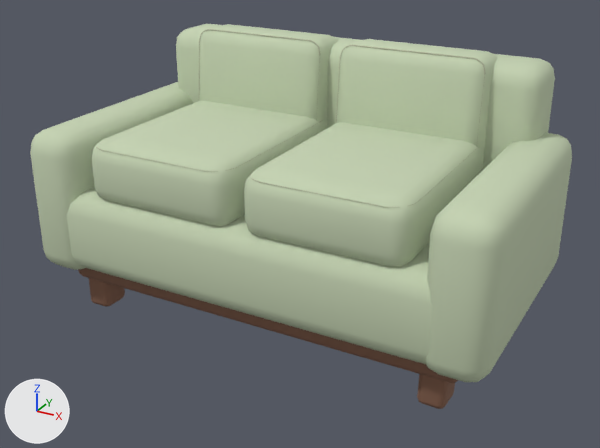
Before and after pictures for a commit that changed the glTF model public/models/furniture/loveseat.glb.
Camera for both pictures: a camera (50 mm lens) standing at (1.141, -2.093, 1.327) and looking at (0.015, -0.046, 0.303). The axes (+X, +Y, +Z) are drawn at lower left. The lights are the same throughout. The picture after the commit comes second. Vertices at exactly the same position are counted once.

Objects in the first picture: 'loveseat'.
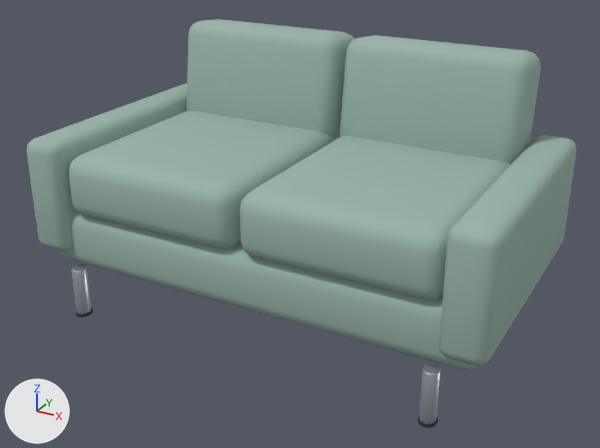
Pixel boxes (x1, y1, x2, y2) of what changed, in the pictures (600 x 448 px):
'loveseat', recoloured, reshaped
    before: (30, 23, 572, 409)
    after: (27, 19, 576, 428)
part 1 of me_cube_014, rebuilt
    before: (66, 186, 432, 364)
    after: (58, 211, 478, 370)
part 2 of me_cube_014, rebuilt (14% wider, 10% taller)
    before: (92, 100, 327, 226)
    after: (69, 110, 337, 249)
part 3 of me_cube_014, rebuilt (7% narrower, 8% shorter)
    before: (425, 133, 572, 382)
    after: (439, 135, 576, 365)
part 4 of me_cube_014, rebuilt
    before: (337, 39, 498, 152)
    after: (340, 35, 541, 164)
part 5 of me_cube_014, rebuilt (11% shorter)
    before: (30, 82, 193, 270)
    after: (27, 83, 187, 251)
part 6 of me_cube_014, rebuilt (13% wider, 13% taller)
    before: (244, 122, 484, 267)
    after: (240, 136, 511, 300)
part 7 of me_cube_014, rebuilt
    before: (176, 23, 555, 169)
    after: (187, 19, 355, 137)
part 8 of me_cube_014, deleted
    before: (89, 29, 486, 409)
part 9 of me_cube_014, cut back
    before: (78, 24, 458, 383)
    after: (71, 265, 441, 428)

Diff of the bpy script that builds the scene:
```diff
--- a/public/models/furniture/loveseat.glb.py
+++ b/public/models/furniture/loveseat.glb.py
@@ mat_upholstery_textured @@
 mat_upholstery_textured = principled_material('upholstery-textured')
-mat_upholstery_textured.base_color = (0.56, 0.65, 0.45)  # pale green #c5d3b3
+mat_upholstery_textured.base_color = (0.32, 0.46, 0.4)  # grey #99b5aa
 mat_upholstery_textured.roughness = 0.98
@@ me_cube_014 @@
-me_cube_014.from_pydata(...)  # 2400 vertices, 4700 faces; spans x -0.725..0.725, y -0.425..0.425, z 0.0..0.82
+me_cube_014.from_pydata(...)  # 2592 vertices, 5124 faces; spans x -0.725..0.725, y -0.425..0.425, z 0.0..0.82
+# me_cube_014 part 1: the loose piece of 96 vertices spanning x -0.682..0.682, y -0.418..0.398, z 0.154..0.416 is rebuilt with 96 vertices and now spans x -0.696..0.696, y -0.391..0.374, z 0.156..0.348
+# me_cube_014 part 2: the loose piece of 96 vertices spanning x -0.502..-0.017, y -0.403..0.248, z 0.393..0.587 is rebuilt with 96 vertices and now spans x -0.594..-0.008, y -0.406..0.293, z 0.334..0.525
+# me_cube_014 part 3: the loose piece of 96 vertices spanning x 0.545..0.725, y -0.425..0.38, z 0.141..0.589 is rebuilt with 96 vertices and now spans x 0.595..0.725, y -0.425..0.408, z 0.209..0.564
+# me_cube_014 part 4: the loose piece of 96 vertices spanning x 0.025..0.494, y 0.125..0.347, z 0.451..0.82 is rebuilt with 96 vertices and now spans x 0.01..0.592, y 0.19..0.425, z 0.466..0.82
+# me_cube_014 part 5: the loose piece of 96 vertices spanning x -0.725..-0.545, y -0.425..0.38, z 0.141..0.589 is rebuilt with 96 vertices and now spans x -0.725..-0.595, y -0.425..0.408, z 0.209..0.564
+# me_cube_014 part 6: the loose piece of 96 vertices spanning x 0.019..0.5, y -0.403..0.248, z 0.393..0.587 is rebuilt with 96 vertices and now spans x 0.008..0.594, y -0.406..0.293, z 0.334..0.525
+# me_cube_014 part 7: the loose piece of 96 vertices spanning x -0.638..0.638, y 0.204..0.425, z 0.271..0.794 is rebuilt with 96 vertices and now spans x -0.592..-0.01, y 0.19..0.425, z 0.466..0.82
+# me_cube_014 part 8: 16 loose pieces with 1536 vertices, spanning x -0.607..0.607, y -0.391..0.323, z 0.0..0.816, are deleted
+# me_cube_014 part 9: 192 vertices removed from x -0.638..0.638, y -0.352..0.369, z 0.095..0.82; 1920 vertices added at x -0.605..0.605, y -0.42..0.402, z 0.0..0.498
 me_cube_014.materials.append(mat_upholstery_textured)
-me_cube_014.materials.append(mat_wood_dark)  # brown #86614d
-me_cube_014.materials.append(mat_tailored_tone_on_tone_stitch)  # grey #b5ba9e
-me_cube_014.materials.append(mat_joinery_aged_brass)  # brown #ac9365
+me_cube_014.materials.append(mat_modern_brushed_aluminum)  # light grey #c2cbd3
+me_cube_014.materials.append(mat_modern_recess_charcoal)  # dark grey #242c32
+me_cube_014.materials.append(mat_modern_tailored_welting)  # grey #89a298
```
